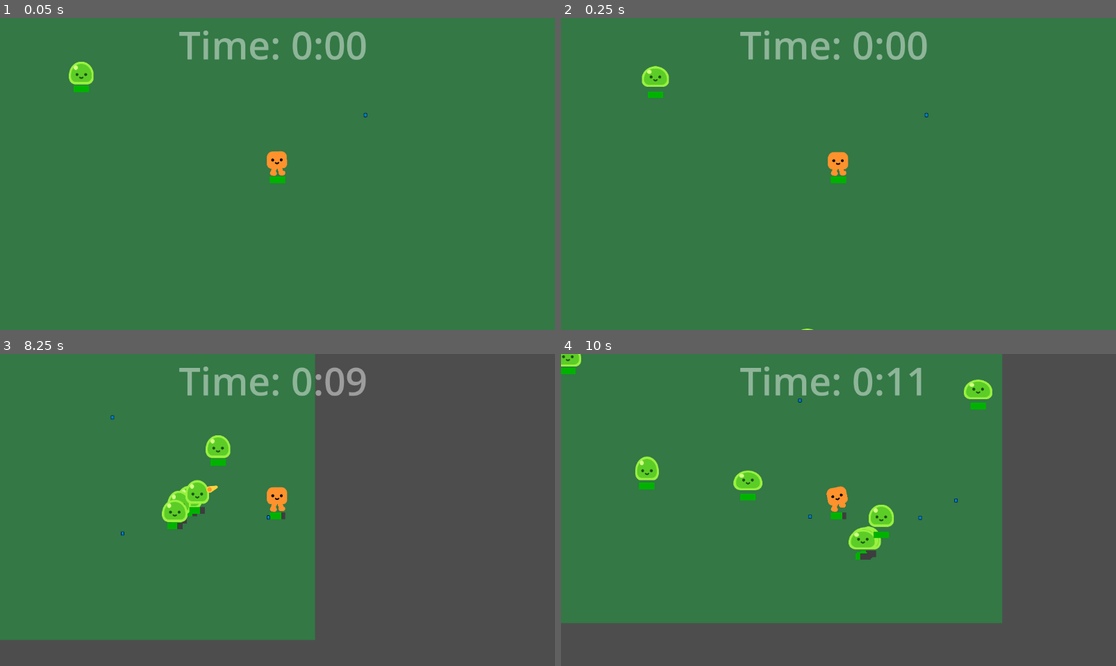
Above: before the commit, frames 1-4 (two rows, left to right).
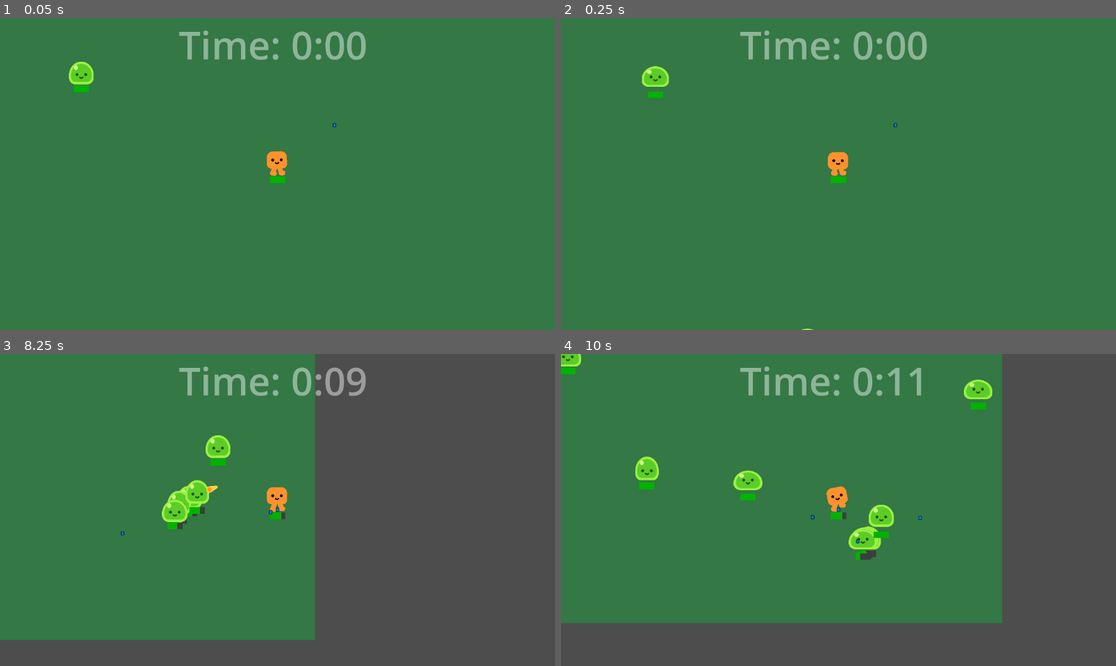
Above: after the commit, the same moments.

Repository: Nalmeder/idleshmup
Game: Godot game, scene res://idleschmup_game.tscn
The game is run twice, just before and just after one commit, with the same random seed, the same clock (stepped at 60 frames per second) and the same inputs.
Inputs:
- Up to frame 1 (0.05 s): no input
- Up to frame 2 (0.25 s): no input
- Up to frame 3 (8.25 s): hold Right (right) 0.53-1.28 s; hold Down (down) 1.28-2.03 s; hold Right (right) 2.03-2.78 s; hold Up (up) 2.78-3.53 s; hold Left (left) 3.53-5.03 s; hold Down (down) 5.03-5.78 s; hold Right (right) 5.78-6.53 s; hold Up (up) 6.53-7.28 s; hold Right (right) 7.28-8.03 s; hold Down (down) from 8.03 s (still down)
- Up to frame 4 (10 s): release Down (down) at 8.78 s; hold Left (left) 8.78-9.53 s; hold Up (up) from 9.53 s (still down)

The runs differ from the first frame. In frame 1, less than 0.1% of the frame differs, in the area x 59-67%, y 30-35%; in frame 2, less than 0.1%; in frame 3, less than 0.1%; in frame 4, less than 0.1%, in the area x 42-72%, y 14-61%.

Commit message:
enemies drop exp which follows player

Diff:
--- /dev/null
+++ b/Items/gem.gd
@@ -0,0 +1,11 @@
+extends Node2D
+
+var speed = 0
+var target
+
+@export var gem_value : int = 1
+
+func _physics_process(delta):
+	if target != null:
+		global_position = global_position.move_toward(target.global_position, speed)
+		speed += 5*delta
--- a/Items/gem.tscn
+++ b/Items/gem.tscn
@@ -1,8 +1,19 @@
-[gd_scene load_steps=2 format=3 uid="uid://clu80fifv6fl5"]
+[gd_scene load_steps=4 format=3 uid="uid://clu80fifv6fl5"]
 
+[ext_resource type="Script" path="res://Items/gem.gd" id="1_x61ud"]
 [ext_resource type="Texture2D" uid="uid://b8wosxiw45r3y" path="res://Items/Gem_blue.png" id="1_xpme0"]
 
-[node name="Gem" type="Node2D"]
+[sub_resource type="CapsuleShape2D" id="CapsuleShape2D_67o5d"]
+radius = 9.0
+height = 24.0
+
+[node name="Gem" type="CharacterBody2D"]
+collision_layer = 4
+script = ExtResource("1_x61ud")
 
 [node name="Sprite2D" type="Sprite2D" parent="."]
 texture = ExtResource("1_xpme0")
+
+[node name="CollisionShape2D" type="CollisionShape2D" parent="."]
+position = Vector2(0, -1)
+shape = SubResource("CapsuleShape2D_67o5d")
--- /dev/null
+++ b/characters/happy_boo/Grab_Range.gd
@@ -0,0 +1,5 @@
+extends Area2D
+
+func _on_body_entered(body):
+	if body.gem_value:
+		body.target = get_parent()
--- a/characters/happy_boo/Player.tscn
+++ b/characters/happy_boo/Player.tscn
@@ -1,16 +1,19 @@
-[gd_scene load_steps=8 format=3 uid="uid://cb8xkqgyjp80b"]
+[gd_scene load_steps=10 format=3 uid="uid://cb8xkqgyjp80b"]
 
 [ext_resource type="Script" path="res://characters/happy_boo/Player.gd" id="1_0cqbq"]
 [ext_resource type="PackedScene" uid="uid://pbmyh1qru7p" path="res://characters/happy_boo/happy_boo.tscn" id="2_bikoa"]
 [ext_resource type="Script" path="res://Scripts/take_damage.gd" id="3_l4yr1"]
 [ext_resource type="PackedScene" uid="uid://cuhrf53bsvtu3" path="res://components/health_component.tscn" id="4_jlhpp"]
 [ext_resource type="PackedScene" uid="uid://doon81spgpm3d" path="res://components/on_hit_component.tscn" id="5_hg00r"]
+[ext_resource type="Script" path="res://characters/happy_boo/Grab_Range.gd" id="6_v71aq"]
 
 [sub_resource type="CapsuleShape2D" id="CapsuleShape2D_pv5bv"]
 radius = 31.0
 height = 94.0
 
 [sub_resource type="CapsuleShape2D" id="CapsuleShape2D_j2awt"]
+
+[sub_resource type="CircleShape2D" id="CircleShape2D_7i8i3"]
 
 [node name="Player" type="CharacterBody2D"]
 collision_mask = 2
@@ -45,5 +48,11 @@
 [node name="on_hit_component" parent="." instance=ExtResource("5_hg00r")]
 
 [node name="Grab_Range" type="Area2D" parent="."]
+collision_mask = 4
+script = ExtResource("6_v71aq")
 
 [node name="CollisionShape2D" type="CollisionShape2D" parent="Grab_Range"]
+scale = Vector2(20, 20)
+shape = SubResource("CircleShape2D_7i8i3")
+
+[connection signal="body_entered" from="Grab_Range" to="Grab_Range" method="_on_body_entered"]
--- a/characters/happy_boo/attack_range.gd
+++ b/characters/happy_boo/attack_range.gd
@@ -23,16 +23,3 @@
 	bullet.rotation = direction.angle()
 	bullet.global_position = $"..".global_position
 	bullet.position.y = bullet.position.y - 30
-
-
-
-
-
-"""
-not used, but I predict a problem later that using these incorrectly spawning bullets may help debug
-func shoot():
-	const BULLET = preload("res://Attacks/bullet.tscn")  # make projectile by loading scene
-	var new_bullet = BULLET.instantiate()                # instantiate the scene
-	new_bullet.global_position = $"..".global_position   # set position of instantiated scene
-	$"..".add_child(new_bullet)                          # create instance of projectile on node
-"""
--- a/characters/slime/Green_Slime.gd
+++ b/characters/slime/Green_Slime.gd
@@ -28,5 +28,6 @@
 
 func drop_items():
 	var loot = gem.instantiate()
+	loot.name = 'Gem'
 	loot.position = global_position
 	get_parent().add_child(loot)
--- a/idleschmup_game.tscn
+++ b/idleschmup_game.tscn
@@ -6,7 +6,7 @@
 [ext_resource type="PackedScene" uid="uid://5bgiub0jk47p" path="res://characters/slime/Green_Slime.tscn" id="2_m4g0g"]
 [ext_resource type="Script" path="res://Game_Time.gd" id="6_64l2o"]
 [ext_resource type="Script" path="res://Spawn_Timer.gd" id="7_lb8x1"]
-[ext_resource type="Texture2D" uid="uid://b8wosxiw45r3y" path="res://Items/Gem_blue.png" id="8_qetqa"]
+[ext_resource type="PackedScene" uid="uid://clu80fifv6fl5" path="res://Items/gem.tscn" id="7_q1dsl"]
 
 [sub_resource type="CircleShape2D" id="CircleShape2D_c10p2"]
 
@@ -81,9 +81,8 @@
 [node name="Spawn_Timer" type="Timer" parent="."]
 script = ExtResource("7_lb8x1")
 
-[node name="GemBlue" type="Sprite2D" parent="."]
-position = Vector2(1510, 384)
-texture = ExtResource("8_qetqa")
+[node name="Gem" parent="." instance=ExtResource("7_q1dsl")]
+position = Vector2(1382, 426)
 
 [connection signal="new_wave" from="CanvasLayer/Game_Time" to="." method="_on_game_time_new_wave"]
 [connection signal="timeout" from="Spawn_Timer" to="." method="_on_spawn_timer_timeout"]
--- a/project.godot
+++ b/project.godot
@@ -46,6 +46,7 @@
 
 2d_physics/layer_1="Player Layer"
 2d_physics/layer_2="Enemy Layer"
+2d_physics/layer_3="Item Layer"
 
 [rendering]
 
